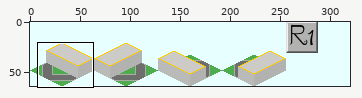
Sprite sheet, stored at source/png/Simple_Station_Road-1.png. Above, an overview of the earlier version with the close-up marked.
Close-up. As it was:
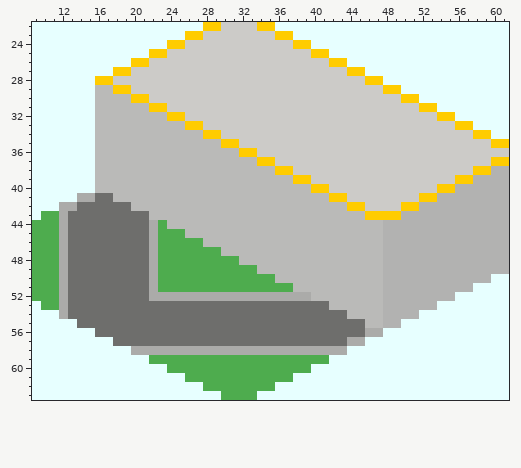
The file is 320x64 pixels. Colours within 5 levels of each other are drawn and written as one. Shown: x 9..61, y 22..63. The commit also changed other parts of the picture, which this record leaves out.
The same view after the edit:
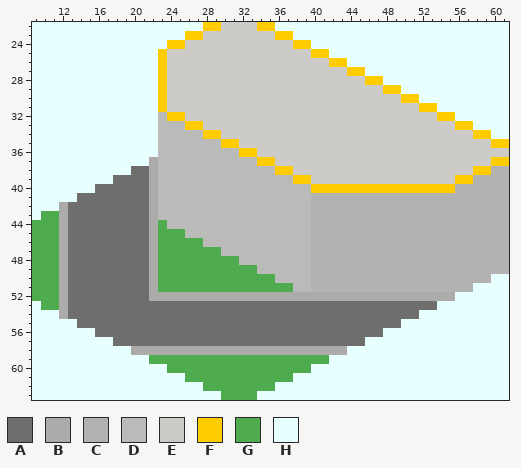
Palette (. is transparent): A #6e6e6c  B #ababa9  C #b2b2b1  D #babab8  E #cccbc8  F #ffcc00  G #4eac4e  H #e7ffff
What changed:
Colour A replaces colour B in row 41 at x 14 to 15; in row 42 at x 13; in row 56 at x 46 to 47; in row 57 at x 44 to 45.
Colour A replaces colour C in row 53 at x 48 to 53; in row 54 at x 48 to 51; in row 55 at x 48 to 49.
Colour A replaces colour D in row 38 at x 20 to 21; in row 39 at x 18 to 21; in row 40 at x 16 to 21; in row 41 at x 18 to 21; in row 42 at x 20 to 21; in row 53 at x 42 to 47.
Colour A replaces colour D in row 54 at x 44 to 47; in row 55 at x 46 to 47.
Colour B replaces colour C in row 52 at x 48 to 55.
Colour B replaces colour D in rows 37 to 43 at x 22; in row 52 at x 40 to 47.
Colour C replaces colour D in row 41 at x 40 to 41; in row 42 at x 40 to 43; in row 43 at x 40 to 45; in rows 44 to 51 at x 40 to 47.
Colour C replaces colour E in row 41 at x 44 to 51; in row 42 at x 46 to 49.
Colour C replaces colour F in row 41 at x 42 to 43 and 52 to 53; in row 42 at x 44 to 45 and 50 to 51; in row 43 at x 46 to 49.
Colour F replaces colour E in rows 26 to 30 at x 23; in row 40 at x 42 to 53.
Colour H replaces colour D in row 29 at x 16 to 17; in row 30 at x 16 to 19; in row 31 at x 16 to 21; in rows 32 to 36 at x 16 to 22; in row 37 at x 16 to 21; in row 38 at x 16 to 19.
Colour H replaces colour D in row 39 at x 16 to 17.
Colour H replaces colour E in row 26 at x 22; in row 27 at x 20 to 22; in row 28 at x 18 to 22; in row 29 at x 20 to 22; in row 30 at x 22.
Colour H replaces colour F in row 25 at x 22; in row 26 at x 20 to 21; in row 27 at x 18 to 19; in row 28 at x 16 to 17; in row 29 at x 18 to 19; in row 30 at x 20 to 21.
Colour H replaces colour F in row 31 at x 22.
